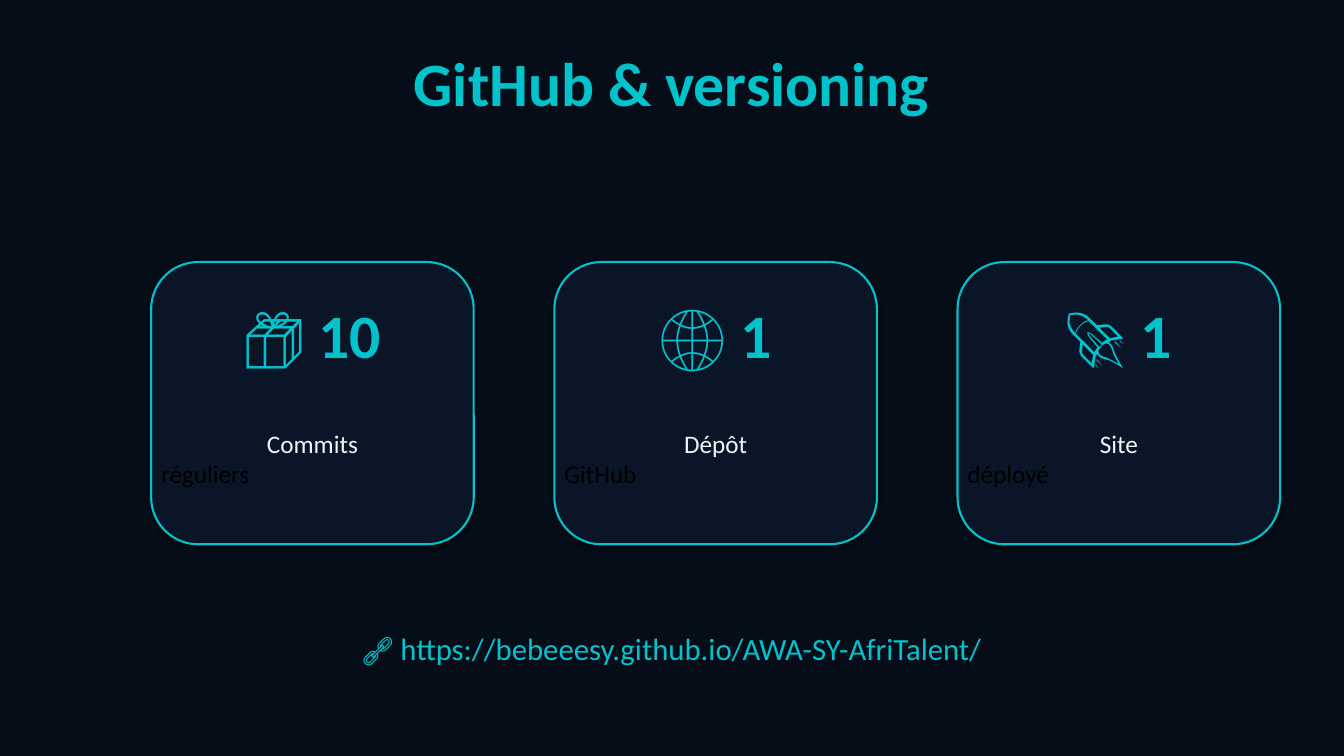
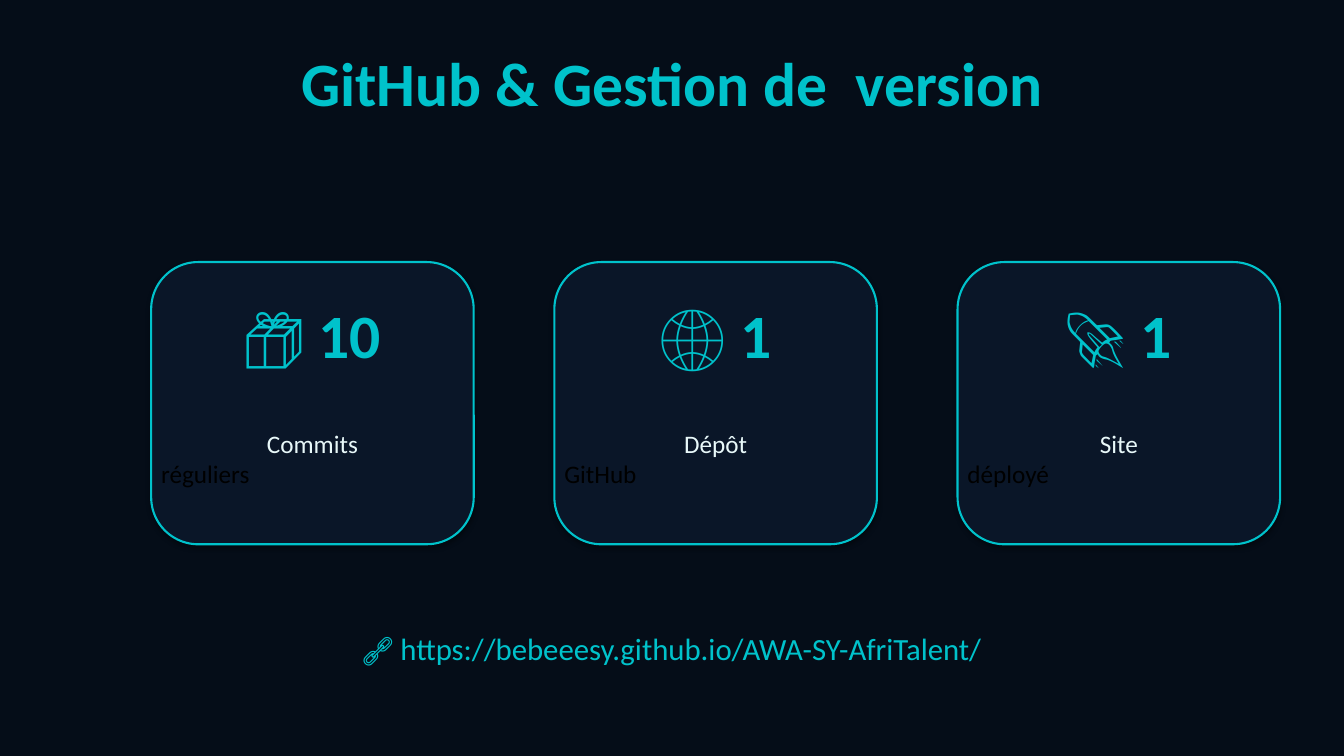
Before and after one commit to bebeeesy/AWA-SY-AfriTalent, a slide deck: slide 8 of docs/AWA_SY_PRESENTATION.pptx. Drawn at 1344x756 pixels with LibreOffice and Linux fonts; fonts in the diff are those of the drawing. Boxes give left, top, right and bottom in pixels: in the first picture for what was removed or moved away, otherwise in the second. Text is boxed around its words. In the diff, an @@ line names an element or a change of style, - is before the commit and + after.

```diff
--- a/docs/AWA_SY_PRESENTATION.pptx
+++ b/docs/AWA_SY_PRESENTATION.pptx
@@ text at [301, 62, 1042, 107]: text changed @@
-GitHub & versioning
+GitHub & Gestion de version
```
Also in this commit, not shown: 4 other slides changed, 2 other files.
